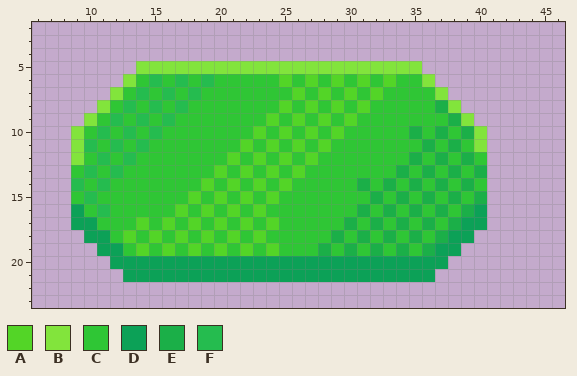
Pixel-art file, stored at Assets/Sprites/Tiles/GreenMagicTile.aseprite. That is the earlier state.
50x25 pixels, 1 frame. Shown: x 6..46, y 2..23.
Palette (. is transparent): A #53d527  B #82e43c  C #2fc635  D #0ca157  E #1baf48  F #25bc4f
Pixels before, first column x 9:
 5 .....BBBBBBBBBBBBBBBBBBBBBB.....
 6 ....BCFCFCFCCCCCACACACACACCB....
 7 ...BCFCFCFCCCCCCCACACACACCCCB...
 8 ..BCFCFCFCCCCCCCACACACACCCCCEB..
 9 .BCFCFCFCCCCCCCACACACACCCCCCCEB.
10 BCFCFCFCCCCCCCACACACACCCCCECECEB
11 BFCFCFCCCCCCCACACACACCCCCCCECECB
12 BCFCFCCCCCCCACACACACCCCCCCECECEC
13 CFCFCCCCCCCACACACACCCCCCCECECECE
14 FCFCCCCCCCACACACACCCCCECECECECEC
15 CFCCCCCCCACACACACCCCCCCECECECECE
16 DCFCCCCCACACACACCCCCCCECECECECED
17 DDCCCACACACACACACCCCCECECECECEDD
18 .DDCACACACACACACCCCCECECECECEDD.
19 ..DDCACACACACACACCCECECECECEDD..
20 ...DDDDDDDDDDDDDDDDDDDDDDDDDD...
21 ....DDDDDDDDDDDDDDDDDDDDDDDD....
New version:
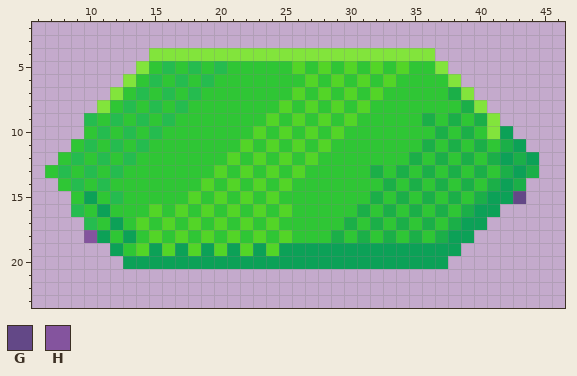
Colours new in this view: G #634887  H #84549e
Edits made:
y 4: x 15..36 ...................... -> BBBBBBBBBBBBBBBBBBBBBB
y 5: x 15..37 BBBBBBBBBBBBBBBBBBBBB.. -> CFCFCFCCCCCACACACACACCB
y 6: x 25 A -> C; x 36..38 B.. -> CCB
y 7: x 37..39 B.. -> CEB
y 8: x 37..40 EB.. -> CCEB
y 9: x 10 B -> F; x 36 C -> E; x 39..41 B.. -> CEB
y 10: x 9 B -> .; x 35 E -> C; x 40..42 B.. -> CBD
y 11: x 9 B -> C; x 40..43 B... -> ECED
y 12: x 8..9 .B -> CF; x 41..44 .... -> EDED
y 13: x 7..8 .. -> CF; x 32 C -> E; x 41..44 .... -> CEDE
y 14: x 8 . -> C; x 31 E -> C; x 41..43 ... -> EDE
y 15: x 10 F -> D; x 12 C -> F; x 41..43 ... -> DDG
y 16: x 9 D -> F; x 11 F -> D; x 15 C -> A; x 25 C -> A; x 41 . -> D
y 17: x 9..10 DD -> .F; x 12 C -> D
y 18: x 10 D -> H; x 13 A -> D; x 25 C -> A
y 19: x 11 D -> .; x 15 C -> D; x 17 C -> D; x 19 C -> D; x 21 C -> D; x 23 C -> D; x 25..36 CCCECECECECE -> DDDDDDDDDDDD
y 20: x 12 D -> .
y 21: x 13..36 DDDDDDDDDDDDDDDDDDDDDDDD -> ........................
